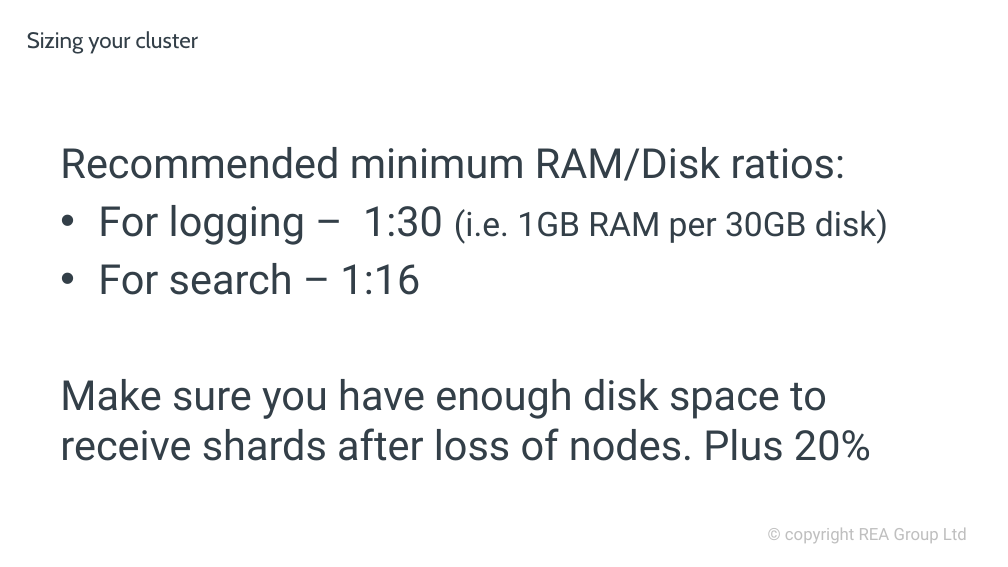
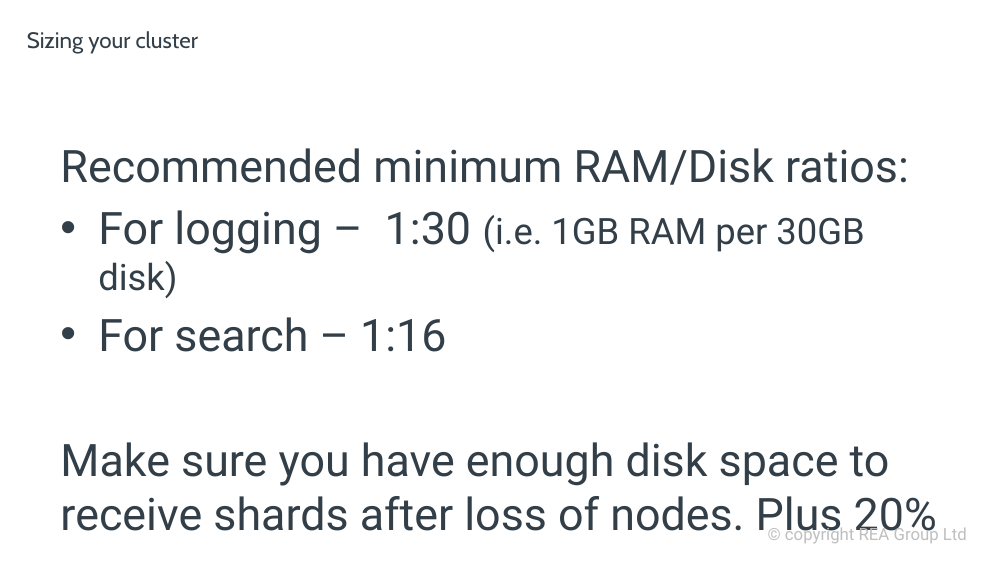
Before and after one commit to davidbkemp/advanced-elasticsearch-training, a slide deck: slide 18 of ElasticsearchOps.pptx. Drawn at 1008x567 pixels with LibreOffice and Linux fonts; fonts in the diff are those of the drawing; background and template pictures are left out. Boxes give left, top, right and bottom in pixels: in the first picture for what was removed or moved away, otherwise in the second. Text is boxed around its words. In the diff, an @@ line names an element or a change of style, - is before the commit and + after.

```diff
--- a/ElasticsearchOps.pptx
+++ b/ElasticsearchOps.pptx
@@ text "Recommended minimum RAM/Disk ratios:" at (60,148,937,542): size 29.6 to 32 pt in "Recommended minimum RAM/Disk ratios:", "For logging – 1:30", "For search – 1:16", "Make sure you have enough disk space ..."; size 24.1 to 26 pt in "(i.e. 1GB RAM per 30GB disk)" @@
```
Also in this commit, not shown: 7 other slides changed, 2 slides removed.
